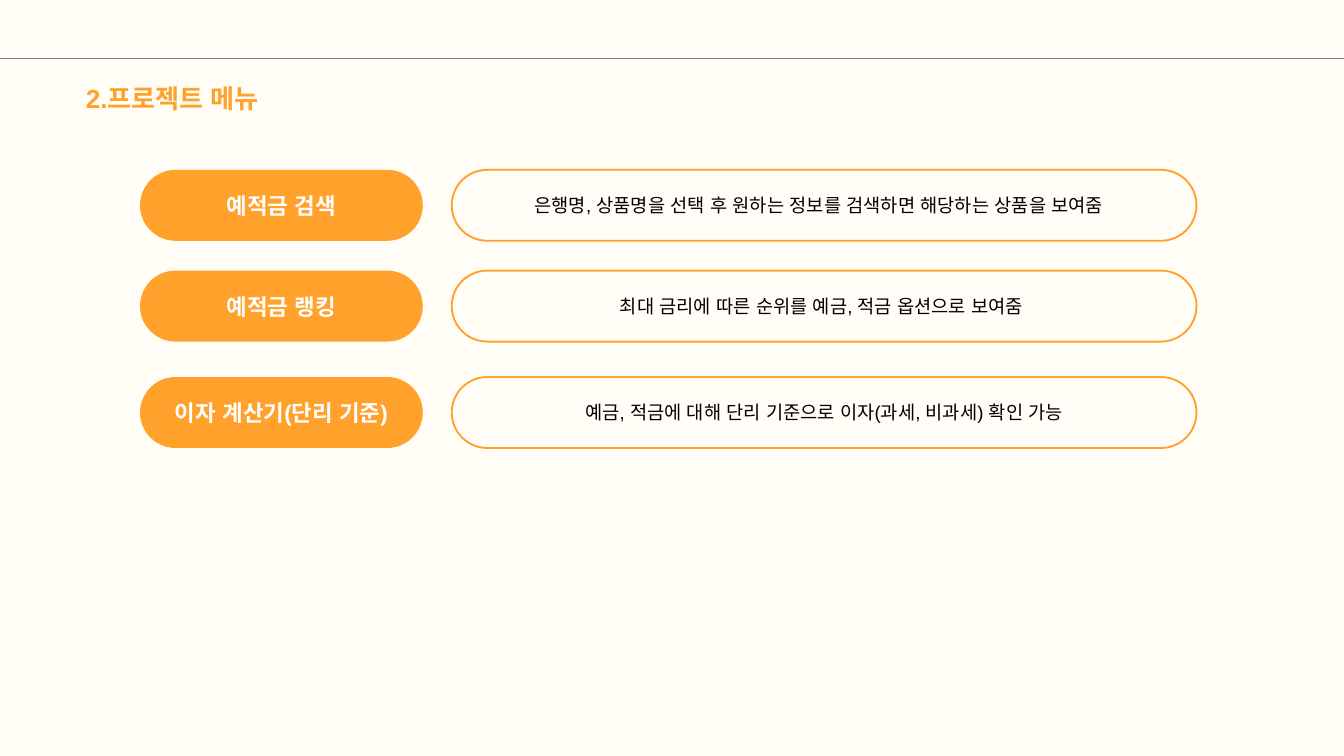
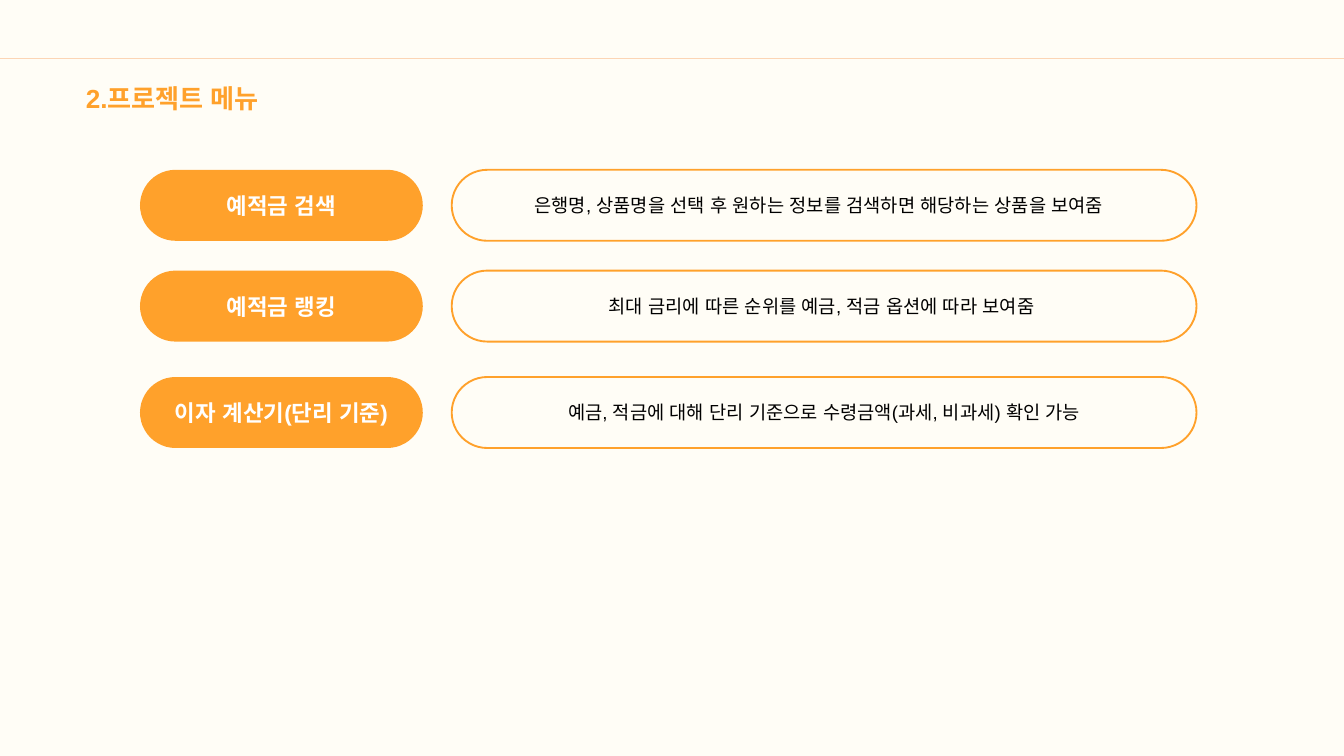
Before and after one commit to tnwjd121/FPA, a slide deck: slide 5 of PPT/FPAproject.pptx. Drawn at 1344x756 pixels with LibreOffice and Linux fonts; fonts in the diff are those of the drawing. Boxes give left, top, right and bottom in pixels: in the first picture for what was removed or moved away, otherwise in the second. Text is boxed around its words. In the diff, an @@ line names an element or a change of style, - is before the commit and + after.

```diff
--- a/PPT/FPAproject.pptx
+++ b/PPT/FPAproject.pptx
@@ line (0, 59) - (1344, 59): stroke #808080 1.5 pt to #FCD5B5 1.5 pt @@
@@ text in rounded rectangle at (x1=609, y1=297, x2=1035, y2=316): text changed @@
-최대 금리에 따른 순위를 예금, 적금 옵션으로 보여줌
+최대 금리에 따른 순위를 예금, 적금 옵션에 따라 보여줌
@@ text in rounded rectangle at (x1=568, y1=403, x2=1080, y2=423): text changed @@
-예금, 적금에 대해 단리 기준으로 이자(과세, 비과세) 확인 가능
+예금, 적금에 대해 단리 기준으로 수령금액(과세, 비과세) 확인 가능
```
Also in this commit, not shown: 12 other slides changed.
